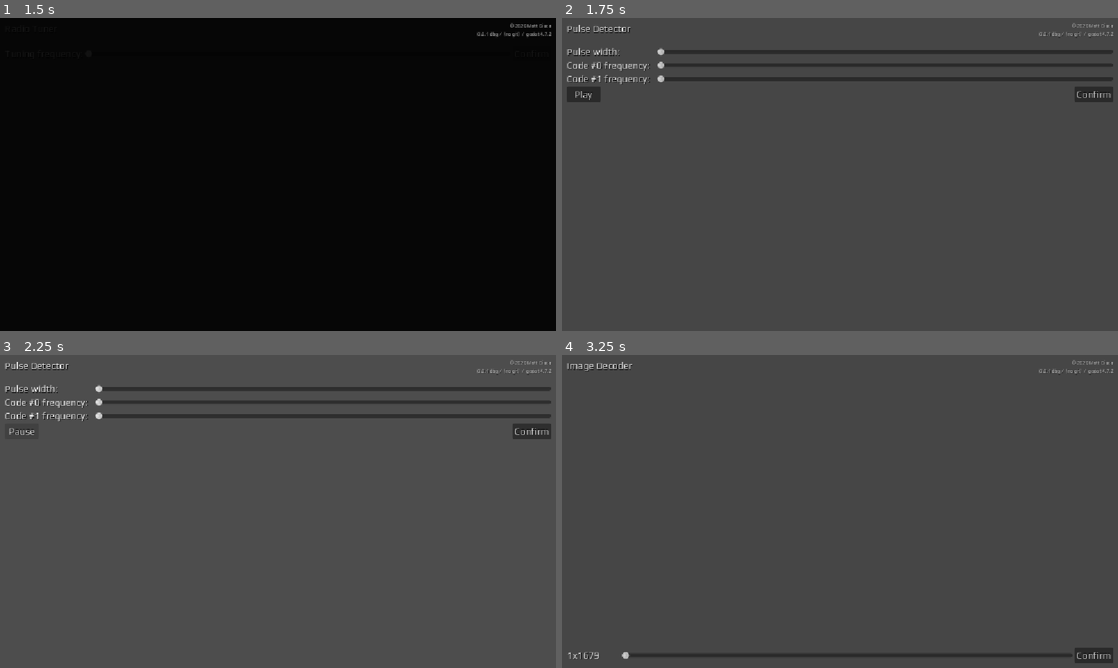
Above: before the commit, frames 1-4 (two rows, left to right).
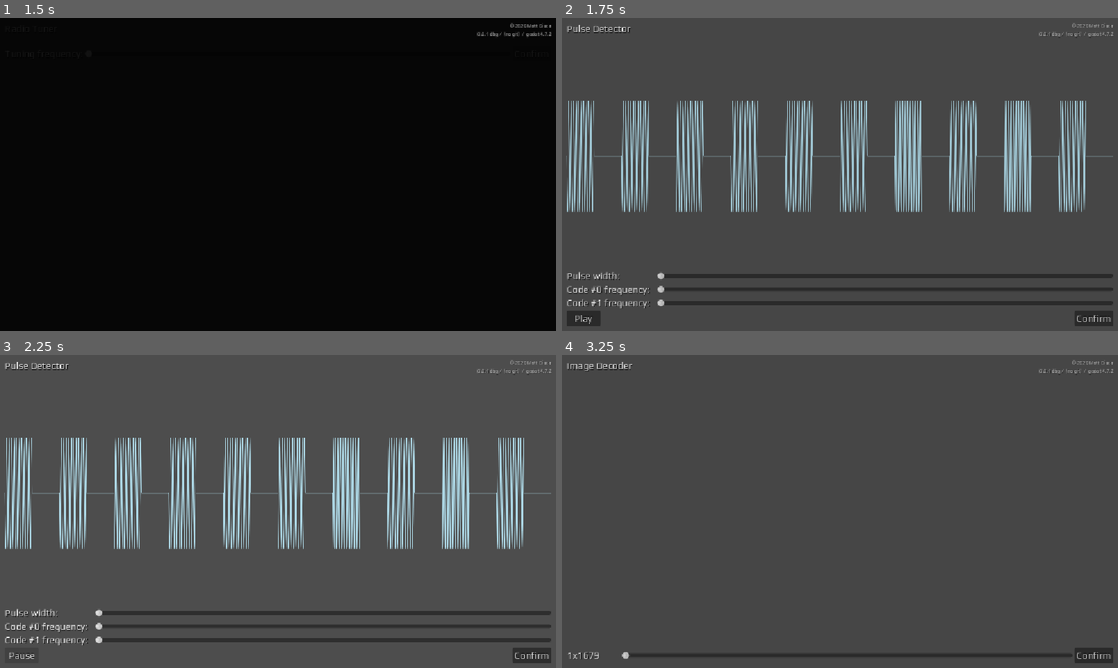
Above: after the commit, the same moments.

Repository: mgiuca/message-game
Game: Godot game, scene res://scenes/main.tscn
Same seed, same stepped clock (60 frames per second), same inputs: the game is played once before the commit and once after it.
Inputs:
- Up to frame 1 (1.5 s): click "Start Game" at 0.5 s; click "Confirm" at 1.25 s
- Up to frame 2 (1.75 s): no input
- Up to frame 3 (2.25 s): click "Play" at 2 s
- Up to frame 4 (3.25 s): click "Confirm" at 2.75 s

Frame 1 is identical in both runs. In frame 2, 18% of the frame differs, in the area x 0-100%, y 9-99%; in frame 3, 18%; in frame 4, nothing differs.

Commit message:
Pulse detector: Added waveform display.

Diff:
--- a/scenes/levels/pulse_detector.gd
+++ b/scenes/levels/pulse_detector.gd
@@ -9,6 +9,7 @@
 var audio_stream : AudioStreamWAV
 
 @onready var btn_play_stop : Button = %BtnPlayStop
+@onready var tex_waveform : Waveform = %TexWaveform
 @onready var audio_stream_player : AudioStreamPlayer = $AudioStreamPlayer
 
 # Called when the node enters the scene tree for the first time.
@@ -17,6 +18,7 @@
 
   audio_stream = PulseGenerator.generate_audio_from_image(source_image)
   audio_stream_player.stream = audio_stream
+  tex_waveform.audio_stream = audio_stream
 
   update_play_button_text()
 
--- a/scenes/levels/pulse_detector.tscn
+++ b/scenes/levels/pulse_detector.tscn
@@ -2,6 +2,7 @@
 
 [ext_resource type="PackedScene" uid="uid://tdgkmflrwhol" path="res://scenes/level.tscn" id="1_ybs3c"]
 [ext_resource type="Script" uid="uid://ci77x2yl4osyx" path="res://scenes/levels/pulse_detector.gd" id="2_baup0"]
+[ext_resource type="Script" uid="uid://dpod4vx34s4q0" path="res://scenes/ui/waveform.gd" id="3_d7fx5"]
 
 [node name="PulseDetector" unique_id=1360869222 instance=ExtResource("1_ybs3c")]
 script = ExtResource("2_baup0")
@@ -21,8 +22,11 @@
 custom_minimum_size = Vector2(0, 40)
 layout_mode = 2
 
-[node name="TextureRect" type="TextureRect" parent="MarginContainer/VBoxContainer" index="1" unique_id=586325971]
+[node name="TexWaveform" type="Control" parent="MarginContainer/VBoxContainer" index="1" unique_id=1987058582]
+unique_name_in_owner = true
 layout_mode = 2
+size_flags_vertical = 3
+script = ExtResource("3_d7fx5")
 
 [node name="GridContainer" type="GridContainer" parent="MarginContainer/VBoxContainer" index="2" unique_id=397670952]
 layout_mode = 2
--- /dev/null
+++ b/scenes/ui/waveform.gd
@@ -0,0 +1,43 @@
+## Displays a waveform graph on a Control node.
+class_name Waveform
+extends Control
+
+## The audio to display.
+@export var audio_stream : AudioStreamWAV:
+  set(value):
+    audio_stream = value
+    queue_redraw()
+
+@export_group('Viewing parameters')
+
+@export var start_time : float:
+  set(value):
+    start_time = value
+    queue_redraw()
+
+@export var end_time : float = 0.5:
+  set(value):
+    end_time = value
+    queue_redraw()
+
+func _ready() -> void:
+  pass
+
+func _draw() -> void:
+  if not audio_stream:
+    return
+
+  var mix_rate := audio_stream.mix_rate
+  var data := audio_stream.data
+  var points : PackedVector2Array
+  var canvas_size := get_rect().size
+  print('Redraw: %.2f - %.2f' % [start_time, end_time])
+  var st := clampi(roundi(start_time * mix_rate), 0, data.size() - 1)
+  var et := clampi(roundi(end_time * mix_rate), 0, data.size() - 1)
+  for i in range(st, et):
+    var sample := data.decode_s8(i)
+    var percent_sample := (float(sample) / 256.0) + 0.5
+    var percent_time := float(i - st) / float(et - st)
+    points.append(Vector2(percent_time, percent_sample) * canvas_size)
+  const LINE_WIDTH = 1.0
+  draw_polyline(points, Color.LIGHT_BLUE, LINE_WIDTH, true)
Not shown, added: scenes/ui/waveform.gd.uid
